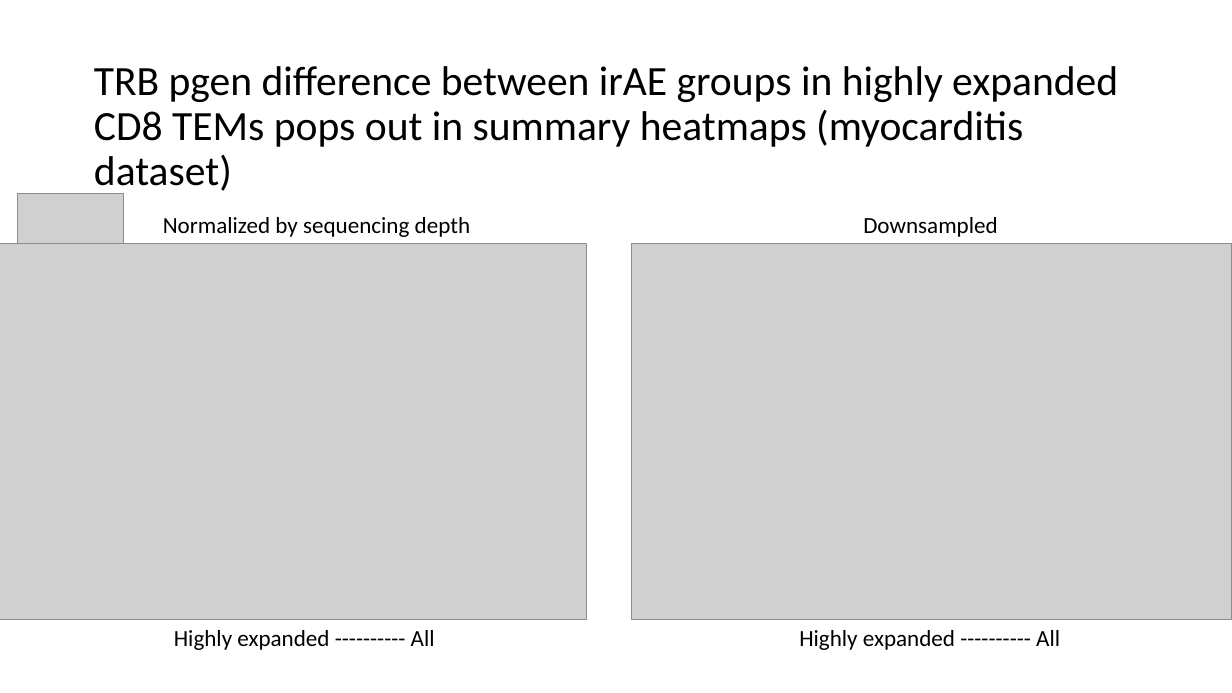
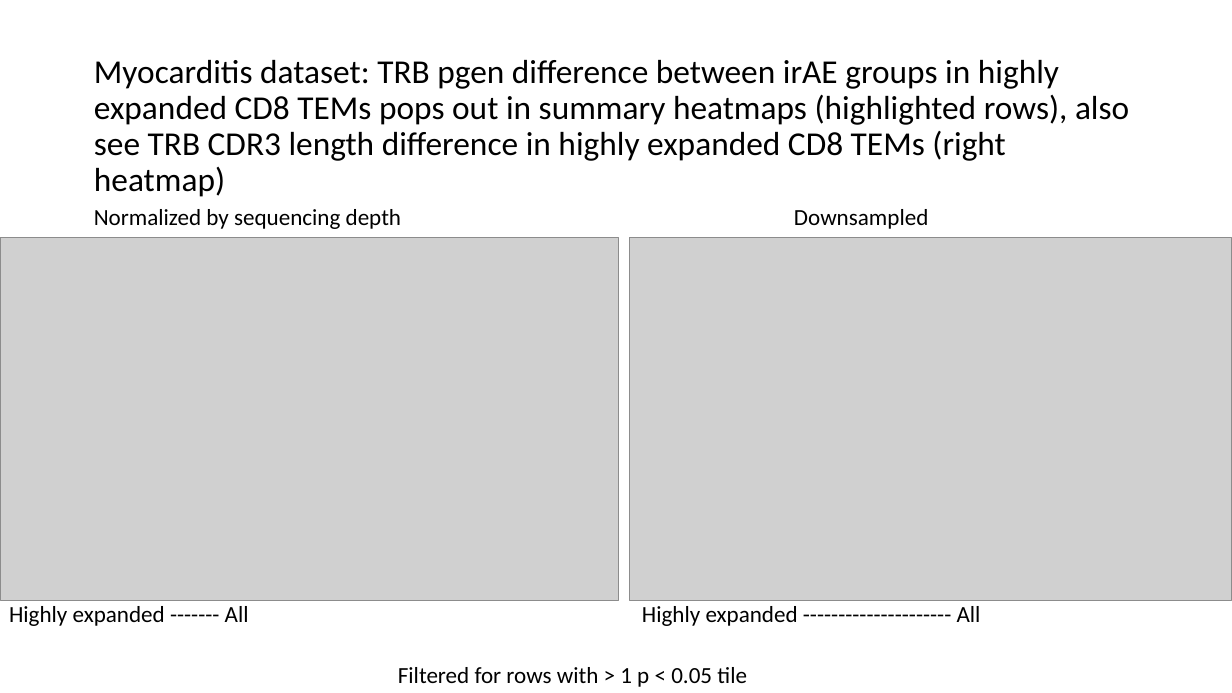
Before and after one commit to tybottorff/bottorffdocs, a slide deck: slide 6 of linsley_postdoc/presentations/weekly_meetings/1_11_24.pptx (slide 5 before the commit). Drawn at 1232x693 pixels with LibreOffice and Linux fonts; fonts in the diff are those of the drawing; grey boxes stand for pictures. Boxes give left, top, right and bottom in pixels: in the first picture for what was removed or moved away, otherwise in the second. Text is boxed around its words. In the diff, an @@ line names an element or a change of style, - is before the commit and + after.

```diff
--- a/linsley_postdoc/presentations/weekly_meetings/1_11_24.pptx
+++ b/linsley_postdoc/presentations/weekly_meetings/1_11_24.pptx
@@ title at bbox=[94, 60, 1129, 197]: text changed; size 32.4 to 26 pt @@
-TRB pgen difference between irAE groups in highly expanded CD8 TEMs pops out in summary heatmaps (myocarditis dataset)
+Myocarditis dataset: TRB pgen difference between irAE groups in highly expanded CD8 TEMs pops out in summary heatmaps (highlighted rows), also see TRB CDR3 length difference in highly expanded CD8 TEMs (right heatmap)
@@ picture removed at bbox=[18, 194, 123, 260] @@
@@ text "Normalized by sequencing depth": place and size @@
-text "Normalized by sequencing depth" at bbox=[163, 217, 470, 237]
+text "Normalized by sequencing depth" at bbox=[94, 209, 401, 229]
@@ text "Downsampled": place and size @@
-text "Downsampled" at bbox=[863, 217, 997, 237]
+text "Downsampled" at bbox=[794, 209, 928, 229]
@@ picture: place and size @@
-picture at bbox=[0, 243, 587, 619]
+picture at bbox=[0, 238, 618, 601]
@@ picture: place and size @@
-picture at bbox=[631, 243, 1232, 619]
+picture at bbox=[630, 238, 1232, 601]
@@ text at bbox=[9, 606, 249, 626]: text changed @@
-Highly expanded ---------- All
+Highly expanded ------- All
@@ text at bbox=[642, 606, 981, 626]: text changed @@
-Highly expanded ---------- All
+Highly expanded --------------------- All
@@ text added at bbox=[398, 667, 747, 687], 18 pt, text #000000 @@
+Filtered for rows with > 1 p < 0.05 tile
```
Also in this commit, not shown: 6 other slides changed, 4 slides added.
